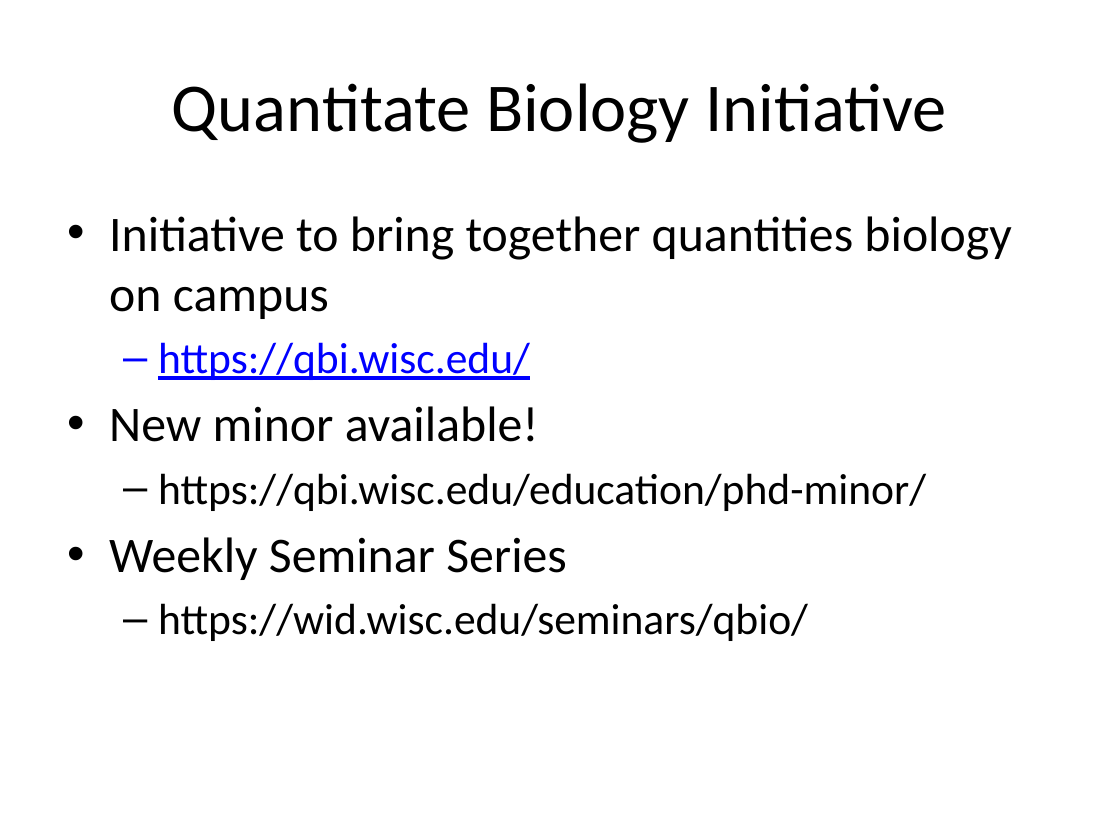
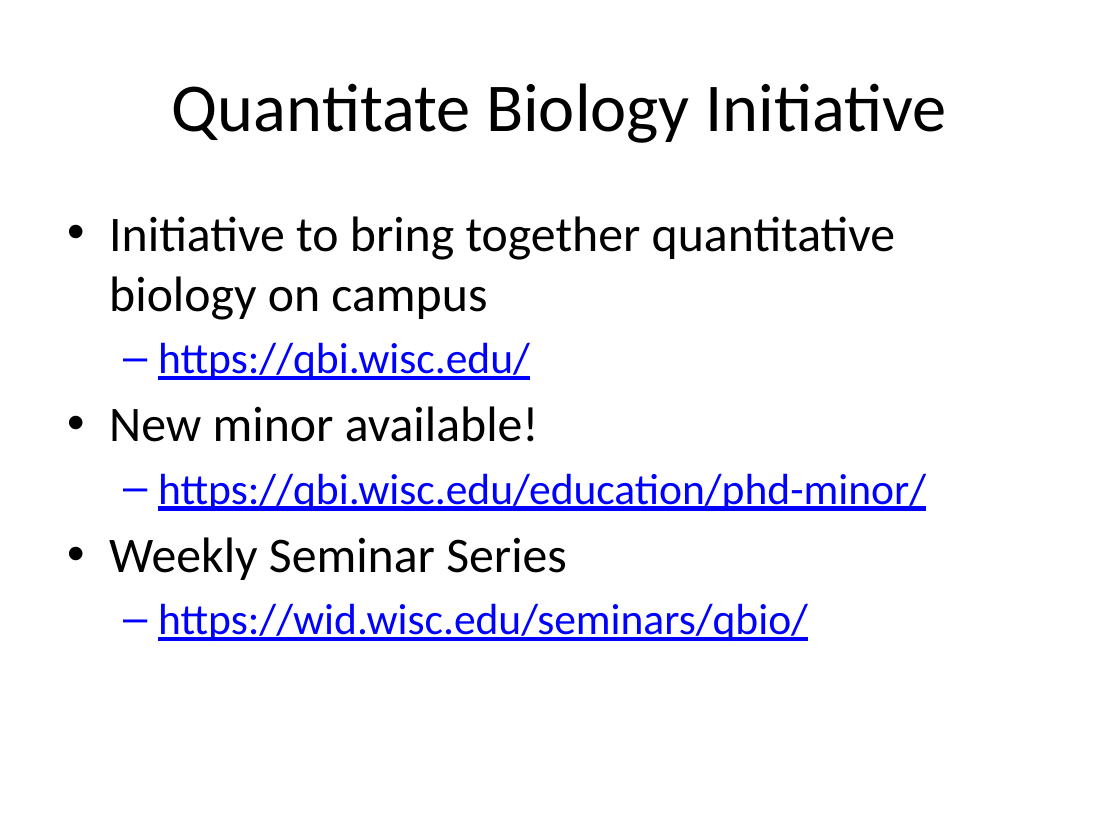
Before and after one commit to ComBEE-UW-Madison/presentations, a slide deck: slide 8 of info/20170830-MDTPorientation.pptx. Drawn at 1120x840 pixels with LibreOffice and Linux fonts; fonts in the diff are those of the drawing. Boxes give left, top, right and bottom in pixels: in the first picture for what was removed or moved away, otherwise in the second. Text is boxed around its words. In the diff, an @@ line names an element or a change of style, - is before the commit and + after.

```diff
--- a/info/20170830-MDTPorientation.pptx
+++ b/info/20170830-MDTPorientation.pptx
@@ text at (109, 216, 896, 320): text changed @@
-• Initiative to bring together quantities biology on campus
+• Initiative to bring together quantitative biology on campus
@@ text at (158, 473, 926, 641): text colour #000000 to #0000FF, underline on in "https://qbi.wisc.edu/education/phd-minor/", "https://wid.wisc.edu/seminars/qbio/" @@
```
Also in this commit, not shown: 1 other slide changed, 1 slide added, 1 other file.
